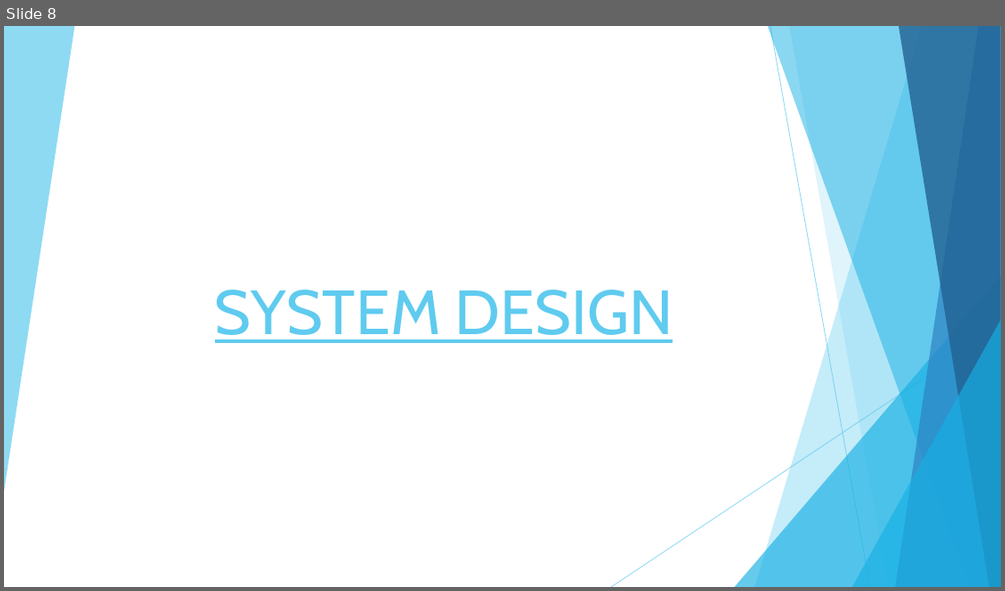
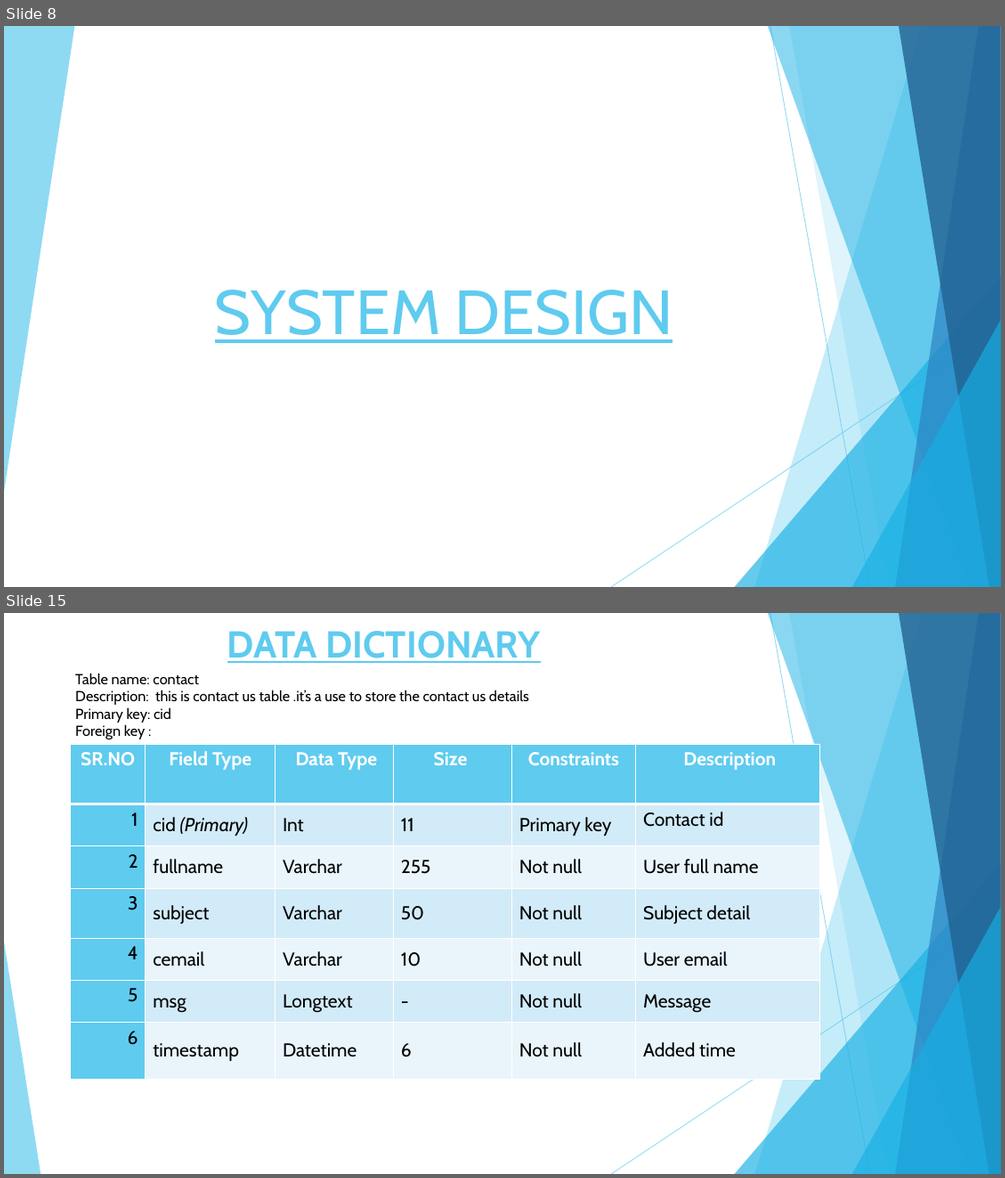
Before and after one commit to vivek-patel007/agwiscart-project, a slide deck: documents/project-agwiscart.pptx. Shown one above the other, each under a label of ours: slide 8 before the commit, slides 8 and 15 after it; the slides between them are not shown. The pictures are 1005x591 and 1005x1178 pixels, drawn with LibreOffice and Linux fonts; fonts in the diff are those of the drawing. Boxes give left, top, right and bottom in pixels: in the first picture for what was removed or moved away, otherwise in the second. Text is boxed around its words. In the diff, an @@ line names an element or a change of style, - is before the commit and + after.

```diff
--- a/documents/project-agwiscart.pptx
+++ b/documents/project-agwiscart.pptx
@@ slide 15 added at [4, 613, 1001, 1174], background #FFFFFF; not listed: 9 template elements that a slide beside it also shows @@
@@ title added at [227, 631, 540, 663], 36 pt, text #5FCBEF, bold, underline @@
+DATA DICTIONARY
@@ text added at [75, 673, 529, 739], 14 pt, text #000000 @@
+Table name: contact
+Description: this is contact us table .it’s a use to store the contact us details
+Primary key: cid
+Foreign key :
@@ table added at [71, 744, 820, 1078], 7 rows, 6 columns @@
+SR.NO | Field Type | Data Type | Size | Constraints | Description
+1 | cid (Primary) | Int | 11 | Primary key | Contact id
+2 | fullname | Varchar | 255 | Not null | User full name
+3 | subject | Varchar | 50 | Not null | Subject detail
+4 | cemail | Varchar | 10 | Not null | User email
+5 | msg | Longtext | - | Not null | Message
+6 | timestamp | Datetime | 6 | Not null | Added time
@@ triangle added at [4, 941, 40, 1174], fill #5FCBEF at 70% opacity @@
```
Also in this commit, not shown: 6 slides changed, 7 other slides added.
